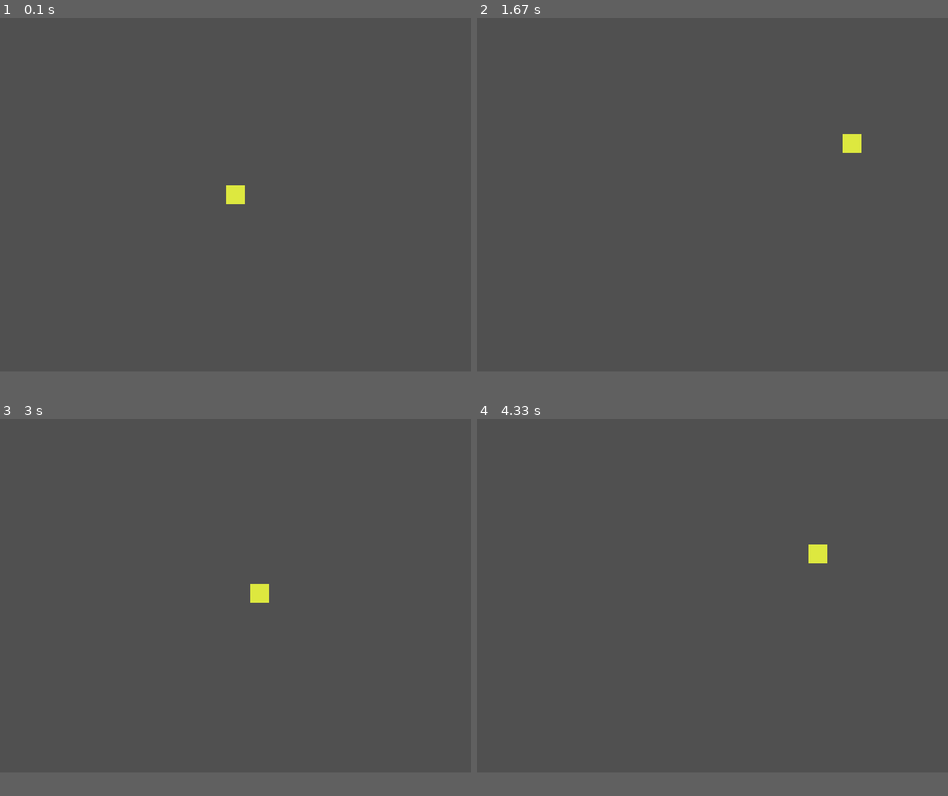
Above: before the commit, frames 1-4 (two rows, left to right).
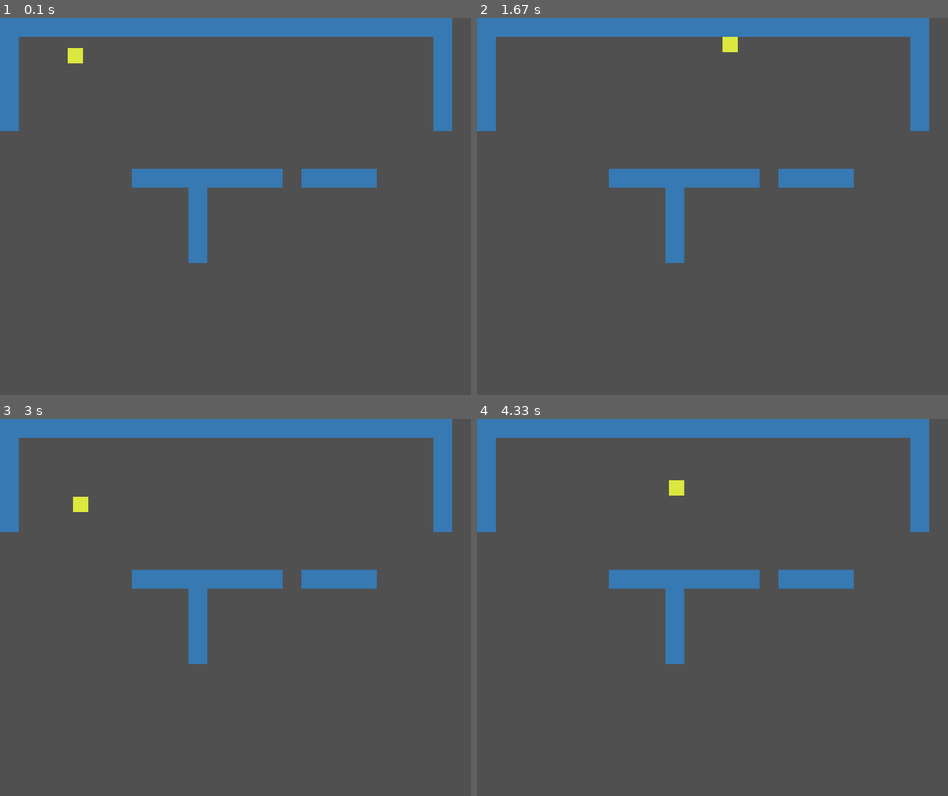
Above: after the commit, the same moments.

Repository: kidscancode/python_dev_class
Game: pygame game, started from adventure.py
Two runs of this game, one before a commit and one after it. Both use one fixed random seed, a clock stepped at 60 frames per second and the inputs below.
Inputs:
- Up to frame 1 (0.1 s): no input
- Up to frame 2 (1.67 s): hold Right 0.33-0.8 s; hold Up 0.83-1.13 s; hold Right 1.17-1.63 s
- Up to frame 3 (3 s): hold Left 1.67-2.2 s; hold Down 2.23-2.53 s; hold Left 2.57-2.97 s
- Up to frame 4 (4.33 s): hold Up 3-3.37 s; hold Right 3.4-4.03 s; hold Down from 4.07 s (still down)
In our replay, the window is 800x600 before the commit and 800x640 after it. These sizes can differ from the game's own. Grey fills any space a smaller window leaves; there, only what the larger window draws over its background counts as a difference.

The runs differ from the first frame. In frame 1, 10% of the frame differs, in the area x 0-96%, y 0-65%; in frame 2, 10%; in frame 3, 10%; in frame 4, 10%.

Commit message:
04/23 - wall collisions and text map

Diff:
--- a/adventure.py
+++ b/adventure.py
@@ -1,12 +1,15 @@
 import pygame
 import random
+from os import path
+game_folder = path.dirname(__file__)
+map_folder = path.join(game_folder, 'maps')
 
 WIDTH = 800
-HEIGHT = 600
+HEIGHT = 640
 FPS = 60
 TILESIZE = 32
-PLAYER_SPEED = 1500  # pixels/sec
-FRICTION = -5
+PLAYER_ACCEL = 5000  # pixels/sec
+FRICTION = -15
 
 BLACK = (80, 80, 80)
 WHITE = (255, 255, 255)
@@ -20,10 +23,18 @@
 clock = pygame.time.Clock()
 
 vec2 = pygame.math.Vector2
+class Wall(pygame.sprite.Sprite):
+    def __init__(self, x, y):
+        pygame.sprite.Sprite.__init__(self)
+        self.image = pygame.Surface((TILESIZE, TILESIZE))
+        self.image.fill(BLUE)
+        self.rect = self.image.get_rect()
+        self.rect.topleft = (x, y)
+
 class Player(pygame.sprite.Sprite):
     def __init__(self, x, y):
         pygame.sprite.Sprite.__init__(self)
-        self.image = pygame.Surface((TILESIZE, TILESIZE))
+        self.image = pygame.Surface((TILESIZE//1.2, TILESIZE//1.2 ))
         self.image.fill(YELLOW)
         self.rect = self.image.get_rect()
         self.pos = vec2(x, y)
@@ -37,7 +48,7 @@
         self.acc.x = keys[pygame.K_RIGHT] - keys[pygame.K_LEFT]
         self.acc.y = keys[pygame.K_DOWN] - keys[pygame.K_UP]
         if self.acc.length() > 0:
-            self.acc = self.acc.normalize() * PLAYER_SPEED
+            self.acc = self.acc.normalize() * PLAYER_ACCEL
         self.acc += self.vel * FRICTION
         self.vel += self.acc * dt
         self.pos += self.vel * dt
@@ -49,11 +60,51 @@
             self.pos.y = 0
         if self.pos.y < 0:
             self.pos.y = HEIGHT
-        self.rect.center = self.pos
+        self.rect.centerx = self.pos.x
+        self.check_collisions('x')
+        self.rect.centery = self.pos.y
+        self.check_collisions('y')
+
+    def check_collisions(self, dir):
+        if dir == 'x':
+            hits = pygame.sprite.spritecollide(self, walls, False)
+            if hits:
+                if self.rect.centerx > hits[0].rect.centerx:
+                    self.pos.x = hits[0].rect.right + self.rect.width / 2
+                if self.rect.centerx < hits[0].rect.centerx:
+                    self.pos.x = hits[0].rect.left - self.rect.width / 2
+                self.rect.centerx = self.pos.x
+                self.vel.x = 0
+        if dir == 'y':
+            hits = pygame.sprite.spritecollide(self, walls, False)
+            if hits:
+                if self.rect.centery > hits[0].rect.centery:
+                    self.pos.y = hits[0].rect.bottom + self.rect.height / 2
+                if self.rect.centery < hits[0].rect.centery:
+                    self.pos.y = hits[0].rect.top - self.rect.height / 2
+                self.rect.centery = self.pos.y
+                self.vel.y = 0
 
 all_sprites = pygame.sprite.Group()
-player = Player(WIDTH / 2, HEIGHT / 2)
-all_sprites.add(player)
+walls = pygame.sprite.Group()
+
+# wall1 = Wall(32 * 10, 32 * 10)
+# all_sprites.add(wall1)
+# walls.add(wall1)
+map_data = []
+with open(path.join(map_folder, 'levelmap.txt'), 'rt') as datafile:
+    for line in datafile:
+        map_data.append(line.strip())
+for row, tiles in enumerate(map_data):
+    for col, tile in enumerate(tiles):
+        if tile == '1':
+            wall = Wall(col * TILESIZE, row * TILESIZE)
+            all_sprites.add(wall)
+            walls.add(wall)
+        if tile == 'P':
+            player = Player(col * TILESIZE, row * TILESIZE)
+            all_sprites.add(player)
+
 running = True
 while running:
     dt = clock.tick(FPS) / 1000
--- /dev/null
+++ b/maps/levelmap.txt
@@ -0,0 +1,20 @@
+111111111111111111111111
+1......................1
+1...P..................1
+1......................1
+1......................1
+1......................1
+........................
+........................
+.......11111111.1111....
+..........1.............
+..........1.............
+..........1.............
+..........1.............
+........................
+........................
+........................
+........................
+........................
+........................
+........................
